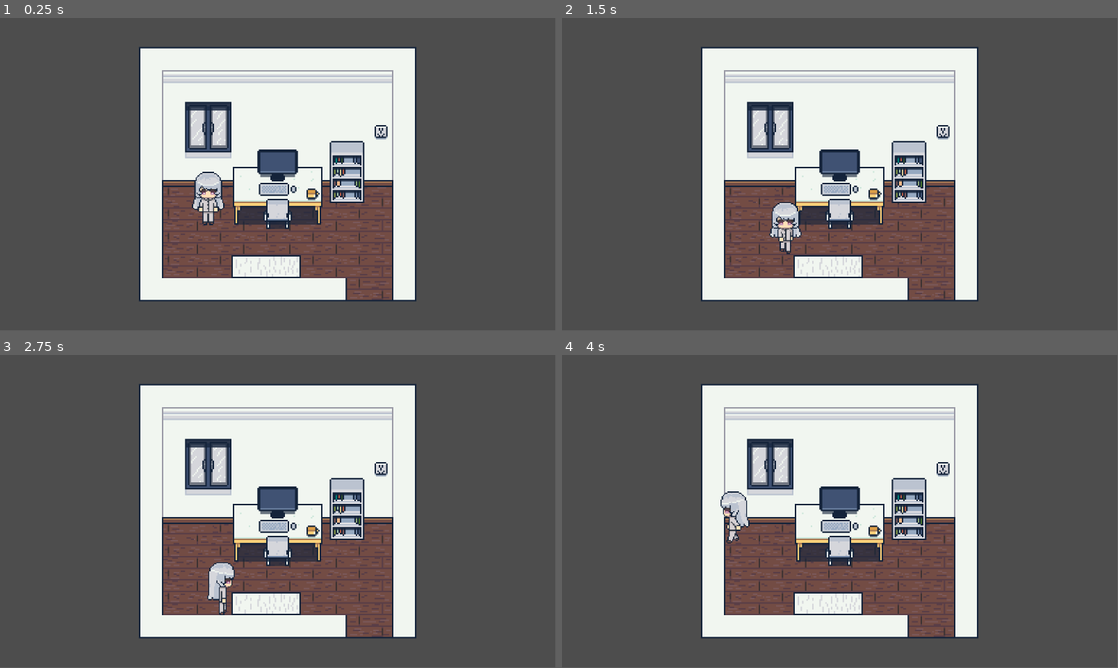
Above: before the commit, frames 1-4 (two rows, left to right).
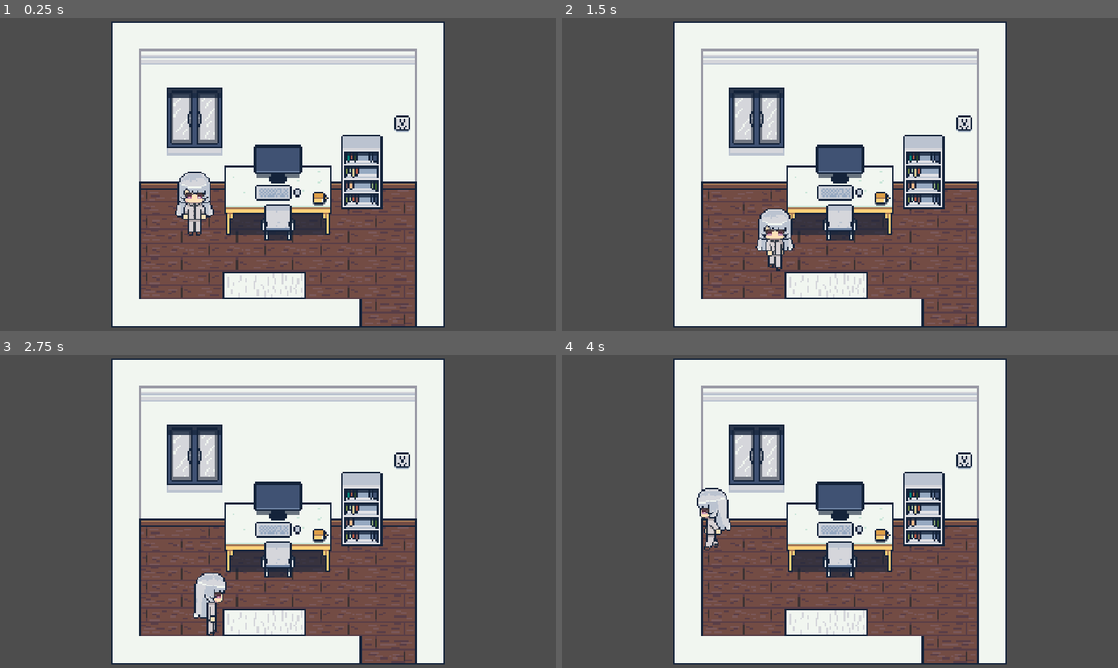
Above: after the commit, the same moments.

Repository: mikan5kiro/my-first-godot-game
Game: Godot game, scene res://scenes/工作间.tscn
Same seed, same stepped clock (60 frames per second), same inputs: the game is played once before the commit and once after it.
Inputs:
- Up to frame 1 (0.25 s): no input
- Up to frame 2 (1.5 s): tap Enter at 0.5 s; hold D (right) 0.53-1.28 s; tap E (interact) at 0.6, 1.35 s; hold S (down) from 1.28 s (still down)
- Up to frame 3 (2.75 s): release S (down) at 2.03 s; hold D (right) from 2.03 s (still down); tap E (interact) at 2.1 s
- Up to frame 4 (4 s): release D (right) at 2.78 s; hold W (up) 2.78-3.53 s; tap E (interact) at 2.85, 3.6 s; hold A (left) from 3.53 s (still down)
The window is 799x449 before the commit and 800x450 after it. Grey fills any space a smaller window leaves; there, only what the larger window draws over its background counts as a difference.

The runs differ from the first frame. In frame 1, 38% of the frame differs, in the area x 20-80%, y 1-99%; in frame 2, 38%; in frame 3, 38%; in frame 4, 38%.

Commit message:
调整视口

Diff:
--- a/project.godot
+++ b/project.godot
@@ -18,6 +18,12 @@
 [autoload]
 
 SceneTransition="*res://scenes/scene_transition.tscn"
+
+[display]
+
+window/size/viewport_width=960
+window/size/viewport_height=540
+window/stretch/mode="canvas_items"
 
 [input]
 
--- a/tilesets/new_tile_set.tres
+++ b/tilesets/new_tile_set.tres
@@ -8,18 +8,27 @@
 [sub_resource type="TileSetAtlasSource" id="TileSetAtlasSource_ip4hn"]
 texture = ExtResource("1_xcqve")
 4:0/0 = 0
+4:0/0/physics_layer_0/polygon_0/points = PackedVector2Array(-8, -8, 8, -8, 8, 8, -8, 8)
 5:0/0 = 0
+5:0/0/physics_layer_0/polygon_0/points = PackedVector2Array(-8, -8, 8, -8, 8, 8, -8, 8)
 6:0/0 = 0
+6:0/0/physics_layer_0/polygon_0/points = PackedVector2Array(-8, -8, 8, -8, 8, 8, -8, 8)
 7:0/0 = 0
 7:0/0/physics_layer_0/polygon_0/points = PackedVector2Array(-8, -8, 8, -8, 8, 8, -8, 8)
 4:1/0 = 0
+4:1/0/physics_layer_0/polygon_0/points = PackedVector2Array(-8, -8, 8, -8, 8, 8, -8, 8)
 5:1/0 = 0
+5:1/0/physics_layer_0/polygon_0/points = PackedVector2Array(-8, -8, 8, -8, 8, 8, -8, 8)
 6:1/0 = 0
+6:1/0/physics_layer_0/polygon_0/points = PackedVector2Array(-8, -8, 8, -8, 8, 8, -8, 8)
 7:1/0 = 0
 7:1/0/physics_layer_0/polygon_0/points = PackedVector2Array(-8, -8, 8, -8, 8, 8, -8, 8)
 4:2/0 = 0
+4:2/0/physics_layer_0/polygon_0/points = PackedVector2Array(-8, -8, 8, -8, 8, 8, -8, 8)
 5:2/0 = 0
+5:2/0/physics_layer_0/polygon_0/points = PackedVector2Array(-8, -8, 8, -8, 8, 8, -8, 8)
 6:2/0 = 0
+6:2/0/physics_layer_0/polygon_0/points = PackedVector2Array(-8, -8, 8, -8, 8, 8, -8, 8)
 7:2/0 = 0
 7:2/0/physics_layer_0/polygon_0/points = PackedVector2Array(-8, -8, 8, -8, 8, 8, -8, 8)
 4:3/0 = 0
